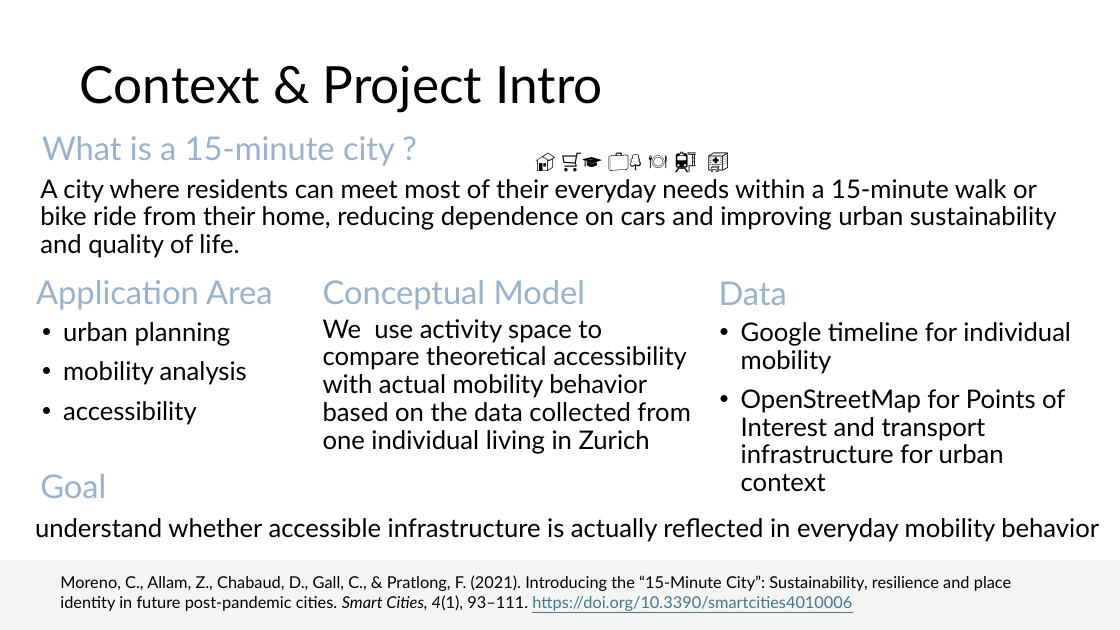
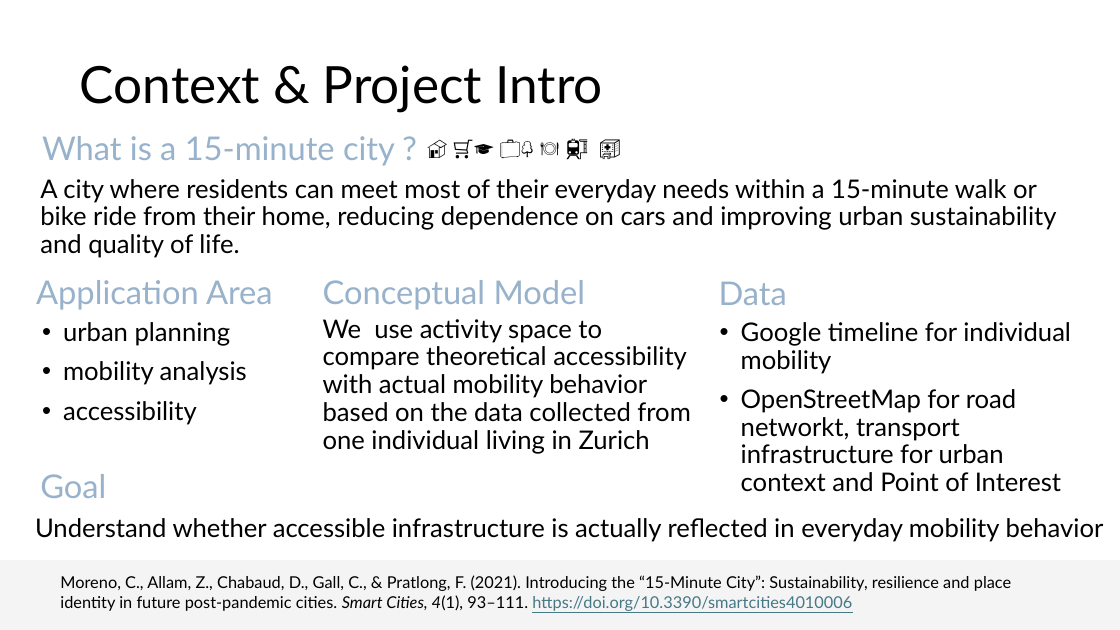
Before and after one commit to nono2001geek/Semester_Project_Lucie_No-mie, a slide deck: slide 4 of The 15-Minute City in Practice.pptx. Drawn at 1120x630 pixels with LibreOffice and Linux fonts; fonts in the diff are those of the drawing. Boxes give left, top, right and bottom in pixels: in the first picture for what was removed or moved away, otherwise in the second. Text is boxed around its words. In the diff, an @@ line names an element or a change of style, - is before the commit and + after.

Commit message:
changes in the ppt

```diff
--- a/The 15-Minute City in Practice.pptx
+++ b/The 15-Minute City in Practice.pptx
@@ text "🏠 🛒🎓 💼🌳 🍽️ 🚉 ...": place and size @@
-text "🏠 🛒🎓 💼🌳 🍽️ 🚉 ..." at box(527, 144, 819, 177)
+text "🏠 🛒🎓 💼🌳 🍽️ 🚉 ..." at box(418, 130, 711, 164)
@@ text at box(741, 389, 1061, 492): text changed @@
-• OpenStreetMap for Points of Interest and transport infrastructure for urban context
+• OpenStreetMap for road networkt, transport infrastructure for urban context and Point of Interest
@@ text at box(35, 518, 1104, 542): text changed @@
-understand whether accessible infrastructure is actually reflected in everyday mobility behavior
+Understand whether accessible infrastructure is actually reflected in everyday mobility behavior
```
Also in this commit, not shown: 3 other slides changed.
